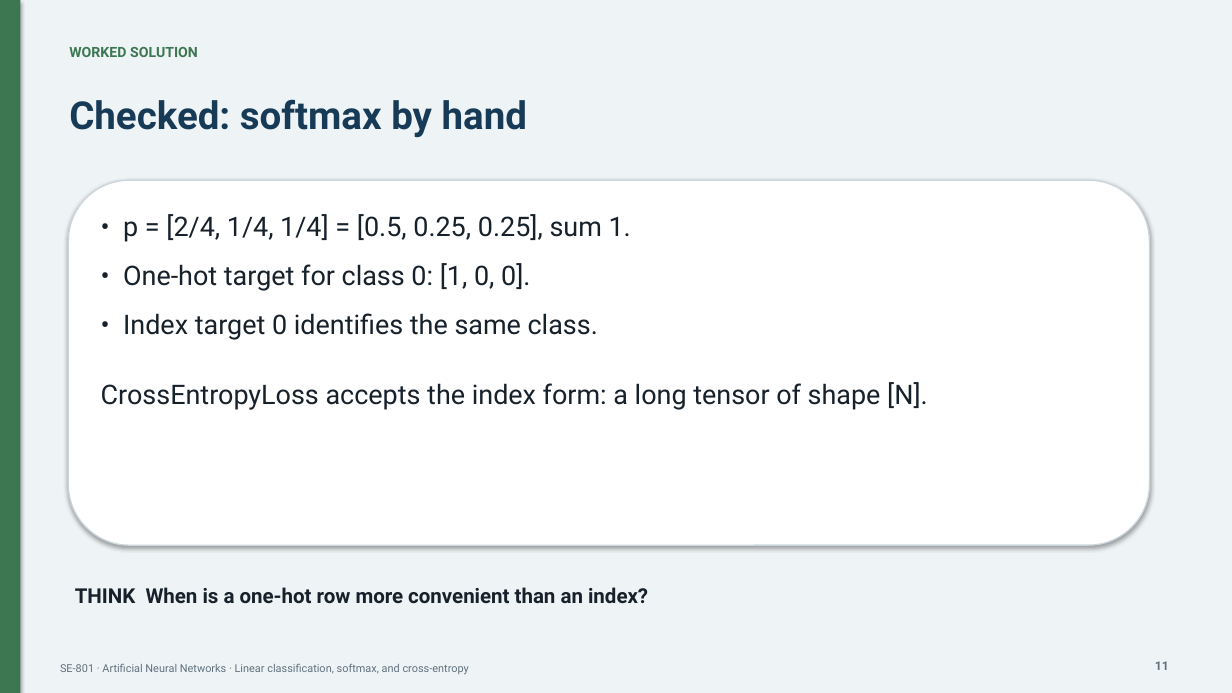
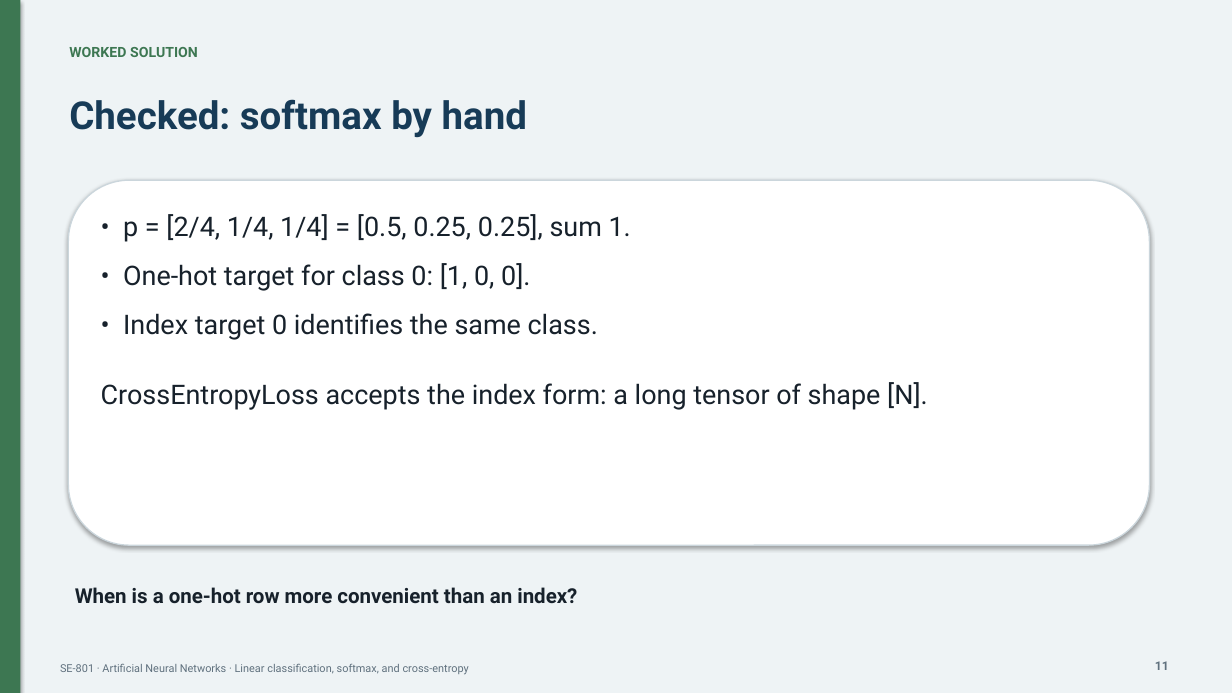
Before and after one commit to DrFarrukh/teaching, a slide deck: slide 11 of courses/artificial-neural-networks/lectures/lecture-04/slides.pptx. Drawn at 1232x693 pixels with LibreOffice and Linux fonts; fonts in the diff are those of the drawing. Boxes give left, top, right and bottom in pixels: in the first picture for what was removed or moved away, otherwise in the second. Text is boxed around its words. In the diff, an @@ line names an element or a change of style, - is before the commit and + after.

```diff
--- a/courses/artificial-neural-networks/lectures/lecture-04/slides.pptx
+++ b/courses/artificial-neural-networks/lectures/lecture-04/slides.pptx
@@ text at (75, 587, 577, 603): text changed @@
-THINK When is a one-hot row more convenient than an index?
+When is a one-hot row more convenient than an index?
```
Also in this commit, not shown: 7 other slides changed.
